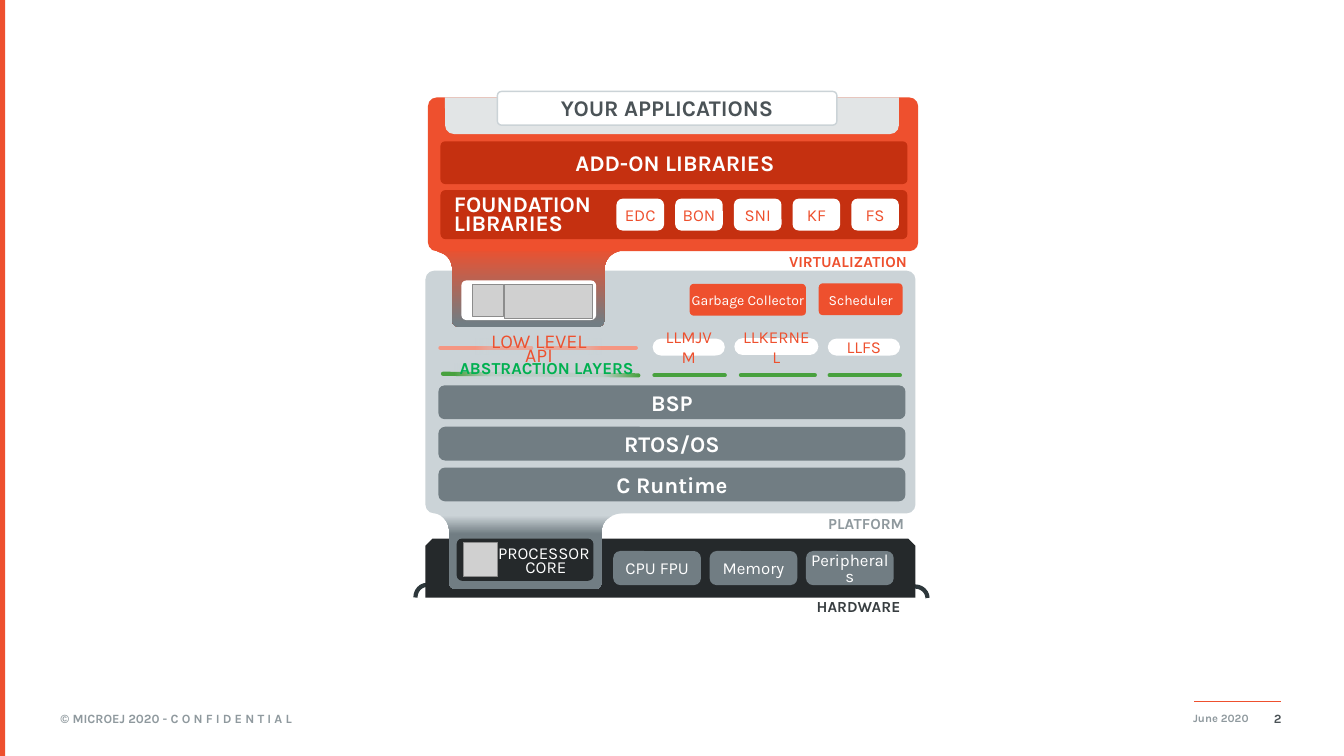
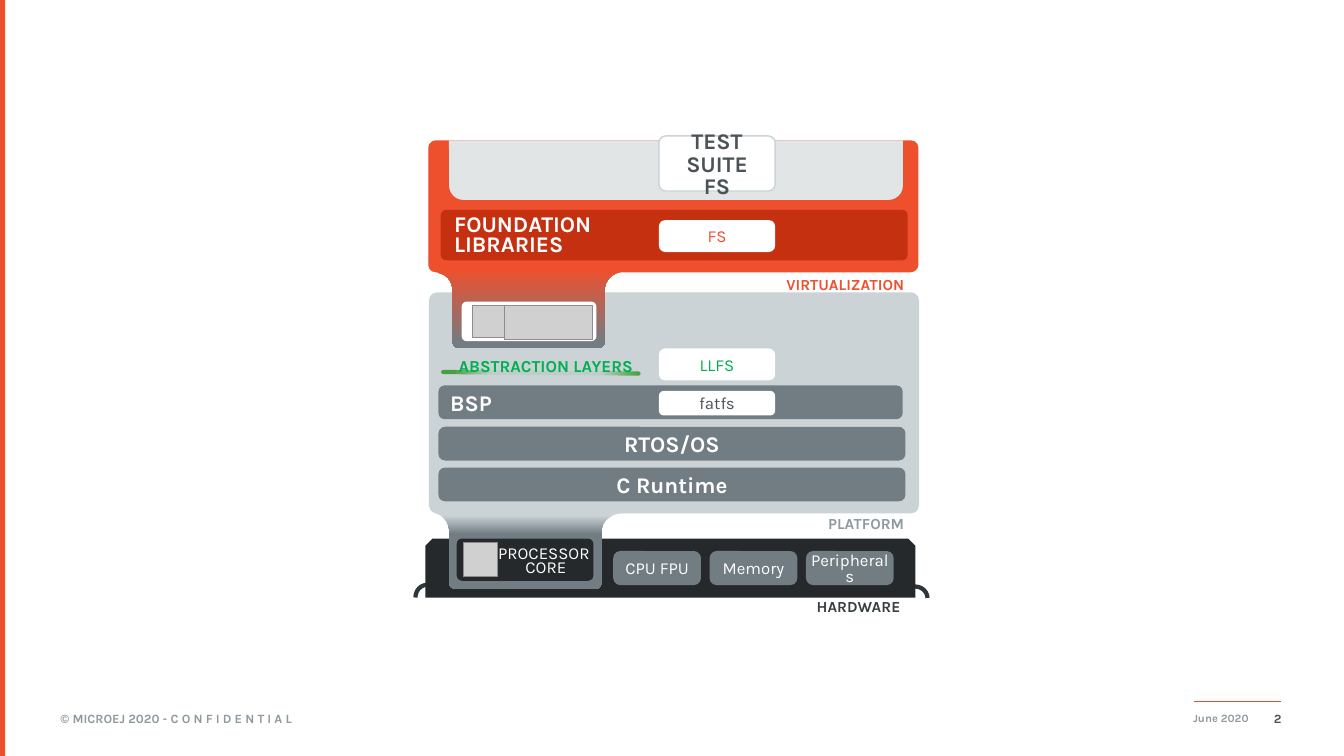
Before and after one commit to MicroEJ/docs, a slide deck: slide 2 of PlatformDeveloperGuide/images/overview-platform-qualification.pptx. Drawn at 1344x756 pixels with LibreOffice and Linux fonts; fonts in the diff are those of the drawing; grey boxes stand for pictures; background and template pictures are left out. Boxes give left, top, right and bottom in pixels: in the first picture for what was removed or moved away, otherwise in the second. Text is boxed around its words. In the diff, an @@ line names an element or a change of style, - is before the commit and + after.

Commit message:
Rework figures and mark test suites on released available on demand

```diff
--- a/PlatformDeveloperGuide/images/overview-platform-qualification.pptx
+++ b/PlatformDeveloperGuide/images/overview-platform-qualification.pptx
@@ rounded rectangle removed at [497, 92, 837, 125] @@
-YOUR APPLICATIONS
@@ rounded rectangle: place and size @@
-rounded rectangle at [429, 98, 918, 250]
+rounded rectangle at [430, 141, 919, 272]
@@ rounded rectangle removed at [441, 141, 907, 184] @@
-ADD-ON LIBRARIES
@@ round same rect: place and size @@
-round same rect at [445, 98, 898, 134]
+round same rect at [449, 140, 902, 200]
@@ rounded rectangle added at [659, 136, 775, 192], fill #FFFFFF, outline #CBD3D7 1 pt, 16 pt, text #4B5357, bold @@
+TEST SUITE FS
@@ rounded rectangle removed at [617, 199, 664, 231] @@
-EDC
@@ rounded rectangle removed at [676, 199, 723, 231] @@
-BON
@@ rounded rectangle removed at [734, 199, 781, 231] @@
-SNI
@@ rounded rectangle removed at [792, 199, 840, 231] @@
-KF
@@ rounded rectangle "FS": place and size @@
-rounded rectangle "FS" at [852, 199, 899, 231]
+rounded rectangle "FS" at [659, 220, 775, 252]
@@ 2 pictures, 2 rounded rectangles, 1 freeform shape: place and size @@
-2 pictures, 2 rounded rectangles, 1 freeform shape at [437, 190, 907, 327]
+2 pictures, 2 rounded rectangles, 1 freeform shape at [438, 210, 907, 348]
@@ rounded rectangle: place and size @@
-rounded rectangle at [425, 271, 915, 514]
+rounded rectangle at [430, 292, 920, 513]
@@ rounded rectangle removed at [690, 284, 806, 317] @@
-Garbage Collector
@@ text "VIRTUALIZATION" rewrapped from [789, 257, 907, 267] to [786, 280, 904, 294] @@
@@ rounded rectangle removed at [819, 283, 902, 316] @@
-Scheduler
@@ line removed from (441, 348) to (531, 348) @@
@@ text removed at [491, 335, 586, 369] @@
-LOW LEVEL API
@@ line removed from (545, 348) to (636, 348) @@
@@ rounded rectangle removed at [652, 339, 725, 356] @@
-LLMJVM
@@ rounded rectangle "LLFS": place and size @@
-rounded rectangle "LLFS" at [828, 339, 900, 356]
+rounded rectangle "LLFS" at [659, 349, 775, 381]
@@ rounded rectangle "LLFS" at [659, 349, 775, 381]: text colour #EE502E to #00B050; proportions changed @@
@@ rounded rectangle removed at [735, 338, 819, 355] @@
-LLKERNEL
@@ rounded rectangle "BSP" at [439, 385, 903, 418]: alignment centre to left @@
@@ line removed from (654, 375) to (725, 375) @@
@@ line removed from (741, 375) to (815, 375) @@
@@ line removed from (830, 375) to (900, 375) @@
@@ rounded rectangle added at [659, 391, 775, 415], fill #FFFFFF, 12 pt, text #4B5357 @@
+fatfs
```
Also in this commit, not shown: 1 slide added, 1 slide removed, 3 other files.
